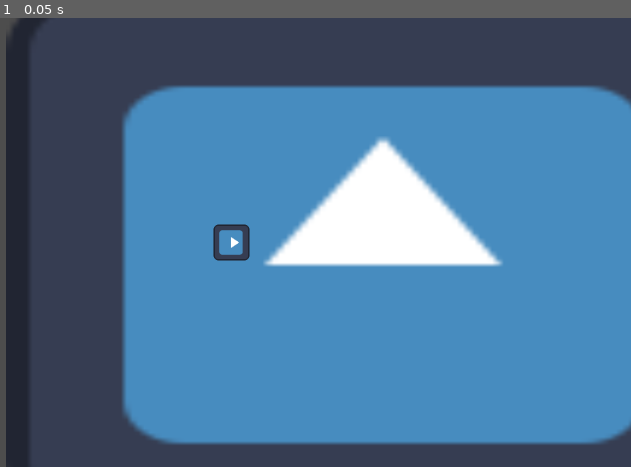
Above: before the commit, frame 1.
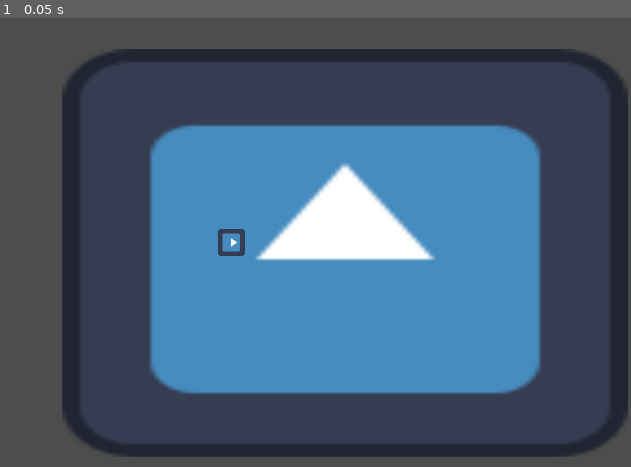
Above: after the commit, the same moment.

Repository: anniw544/TopDownTest
Game: Godot game, scene res://Scenes/Test_world.tscn
Two runs of this game, one before a commit and one after it. Both use one fixed random seed, a clock stepped at 60 frames per second and the inputs below. The engine's default icon, where the game draws it, is replaced by a stand-in: a white triangle on a blue panel in a dark square.
Inputs:
- Up to frame 1 (0.05 s): no input

The runs differ from the first frame. In frame 1, 43% of the frame differs, in the area x 0-100%, y 0-100%.

Commit message:
stamina system added w't aj help

Diff:
--- a/Scenes/Player.tscn
+++ b/Scenes/Player.tscn
@@ -20,5 +20,6 @@
 position = Vector2(0, 0.5)
 shape = SubResource("RectangleShape2D_j2dhu")
 
-[node name="Camera2D" type="Camera2D" parent="."]
-zoom = Vector2(0.4, 0.4)
+[node name="Timer" type="Timer" parent="."]
+
+[connection signal="timeout" from="Timer" to="." method="_on_timer_timeout"]
--- a/Scenes/Test_world.tscn
+++ b/Scenes/Test_world.tscn
@@ -11,4 +11,11 @@
 texture = ExtResource("1_pjo30")
 
 [node name="CharacterBody2D" parent="." instance=ExtResource("2_2jcny")]
-walk_speed = 200
+walk_speed = 300
+deadzone = 0.2
+max_stamina = 200
+stamina_regen_rate = 5
+Sstamina_drain_rate = 40
+
+[node name="Camera2D" type="Camera2D" parent="."]
+zoom = Vector2(0.3, 0.3)
--- a/Scripts/player.gd
+++ b/Scripts/player.gd
@@ -1,8 +1,13 @@
 extends CharacterBody2D
+@onready var timer: Timer = $Timer
 
 @export var walk_speed = 0
 @export var sprint_mod = 0
 @export var deadzone = 0.5
+@export var max_stamina = 0
+@export var stamina_regen_rate = 0
+@export var Sstamina_drain_rate = 0
+var stamina = 0
 var rs_look = Vector2(0,0)
 
 #Player look
@@ -20,9 +25,29 @@
 	if !Input.is_action_pressed("sprint"):
 		velocity.x = walk_speed * horizontal_direction
 		velocity.y = walk_speed * vertical_direction
-	elif Input.is_action_pressed("sprint"):
+	elif Input.is_action_pressed("sprint") && stamina > (Sstamina_drain_rate * 2):
 		velocity.x = (walk_speed * horizontal_direction) * sprint_mod
 		velocity.y = (walk_speed * vertical_direction) * sprint_mod
 
+
+	#Stamina manager
+	if !Input.is_action_pressed("sprint"):
+		if stamina < max_stamina:
+			stamina += stamina_regen_rate
+	if stamina < 0:
+		stamina = 0
+	elif stamina > max_stamina:
+		stamina = max_stamina
+
+	if Input.is_action_just_pressed("sprint"):
+		timer.start()
+
+
+
 	move_and_slide()
 	rslook()
+	print(stamina)
+
+
+func _on_timer_timeout() -> void:
+		stamina -= Sstamina_drain_rate
